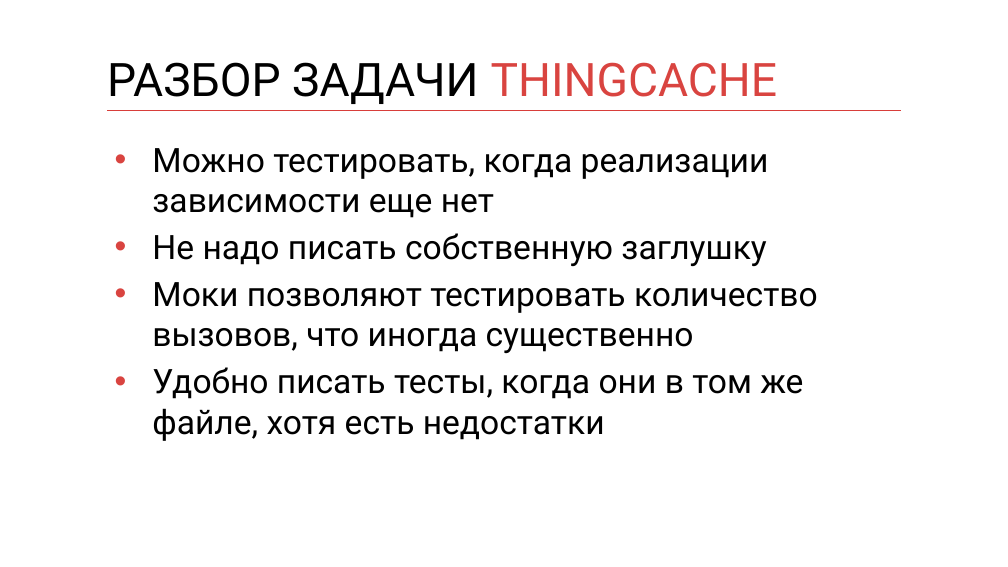
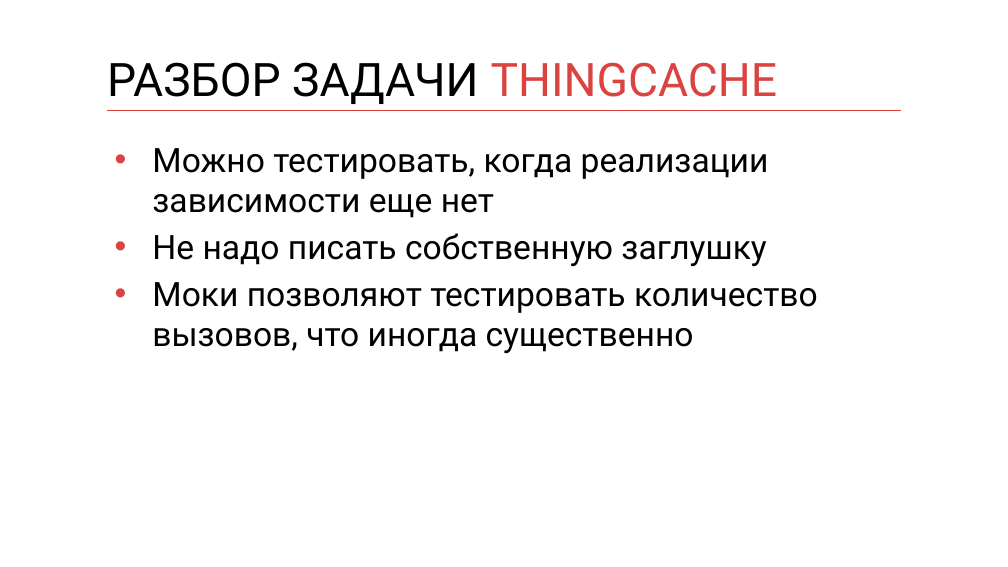
Before and after one commit to kontur-courses/mocks, a slide deck: slide 8 of mocks.pptx (slide 7 before the commit). Drawn at 1008x567 pixels with LibreOffice and Linux fonts; fonts in the diff are those of the drawing. Boxes give left, top, right and bottom in pixels: in the first picture for what was removed or moved away, otherwise in the second. Text is boxed around its words. In the diff, an @@ line names an element or a change of style, - is before the commit and + after.

```diff
--- a/mocks.pptx
+++ b/mocks.pptx
@@ text at <box>152,367,803,441</box>: paragraph removed @@
-• Удобно писать тесты, когда они в том же файле, хотя есть недостатки
```
Also in this commit, not shown: 2 slides added, 1 other file.
